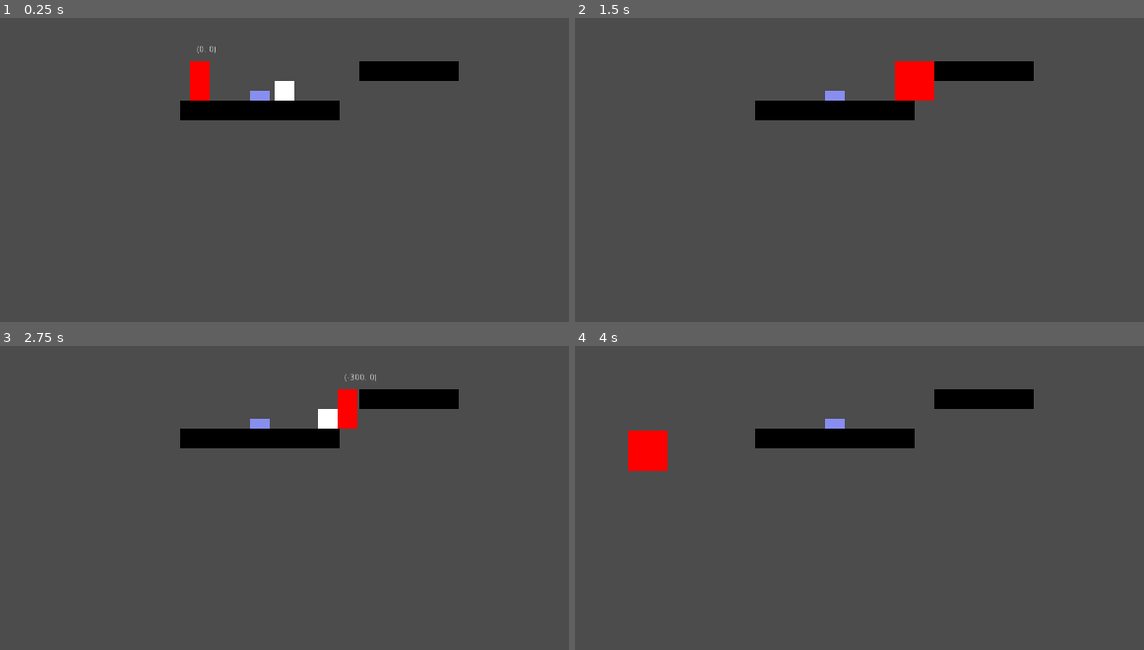
Above: before the commit, frames 1-4 (two rows, left to right).
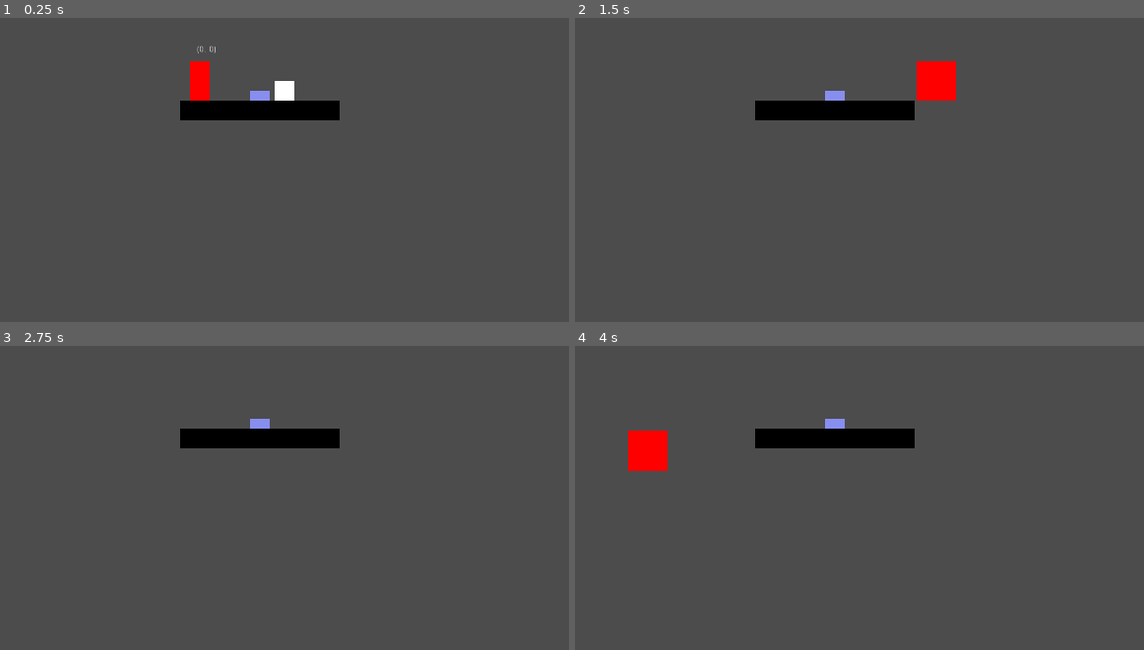
Above: after the commit, the same moments.

Repository: FireSquid6/Poltergeist-Heist
Game: Godot game, scene res://scenes/test_level.tscn
Same seed, same stepped clock (60 frames per second), same inputs: the game is played once before the commit and once after it. This scene is started directly instead of the project's main scene.
Inputs:
- Up to frame 1 (0.25 s): no input
- Up to frame 2 (1.5 s): tap Enter at 0.5 s; hold Right (plr_right) from 0.53 s (still down); tap X (plr_merge) at 0.6 s; tap Up (plr_jump) at 0.77 s; tap Z (plr_switch) at 1.35 s
- Up to frame 3 (2.75 s): tap Up (plr_jump) at 1.52 s; release Right (plr_right) at 2.03 s; hold Left (plr_left) from 2.03 s (still down); tap X (plr_merge) at 2.1 s
- Up to frame 4 (4 s): keep holding Left (plr_left); tap R (restart_level) at 2.75 s; tap Z (plr_switch) at 2.85 s; tap Up (plr_jump) at 3.02, 3.77 s; tap X (plr_merge) at 3.6 s

The runs differ from the first frame. In frame 1, 1.1% of the frame differs, in the area x 63-81%, y 14-21%; in frame 2, 1.9%, in the area x 56-81%, y 14-28%; in frame 3, 1.8%; in frame 4, 1.1%.

Commit message:
Update level_template.tscn

Diff:
--- a/src/scenes/level_template.tscn
+++ b/src/scenes/level_template.tscn
@@ -7,7 +7,7 @@
 [node name="Level" type="Node2D"]
 script = ExtResource( 2 )
 
-[node name="TileMap" parent="." instance=ExtResource( 1 )]
+[node name="Foreground" parent="." instance=ExtResource( 1 )]
 tile_data = PoolIntArray( 65532, 0, 0, 65533, 0, 0, 65534, 0, 0, 65535, 0, 0, 0, 0, 0, 1, 0, 0, 2, 0, 0, 3, 0, 0 )
 
 [node name="Controller" parent="." instance=ExtResource( 3 )]
